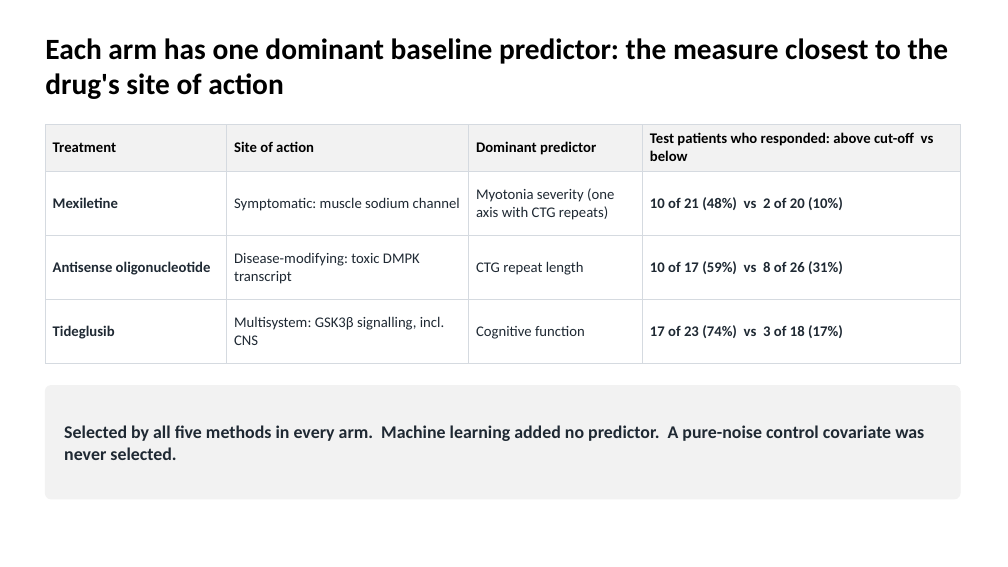
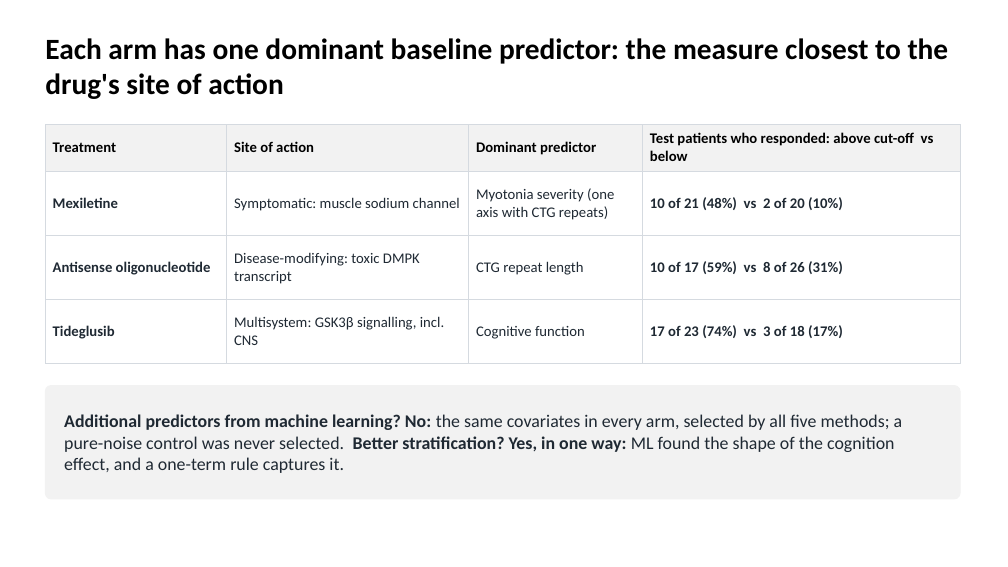
Before and after one commit to euibeom135-cell/acop2026-hackathon-team1, a slide deck: slide 2 of slides/Team1_DM1_slides.pptx. Drawn at 1008x567 pixels with LibreOffice and Linux fonts; fonts in the diff are those of the drawing. Boxes give left, top, right and bottom in pixels: in the first picture for what was removed or moved away, otherwise in the second. Text is boxed around its words. In the diff, an @@ line names an element or a change of style, - is before the commit and + after.

```diff
--- a/slides/Team1_DM1_slides.pptx
+++ b/slides/Team1_DM1_slides.pptx
@@ text at (64,414,903,473): text changed; bold off @@
-Selected by all five methods in every arm. Machine learning added no predictor. A pure-noise control covariate was never selected.
+Additional predictors from machine learning? No: the same covariates in every arm, selected by all five methods; a pure-noise control was never selected. Better stratification? Yes, in one way: ML found the shape of the cognition effect, and a one-term rule captures it.
```
Also in this commit, not shown: 2 other slides changed.
